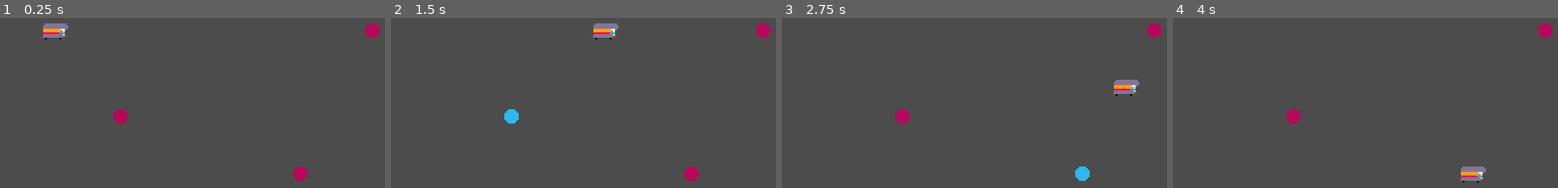
Above: before the commit, frames 1-4 (left to right).
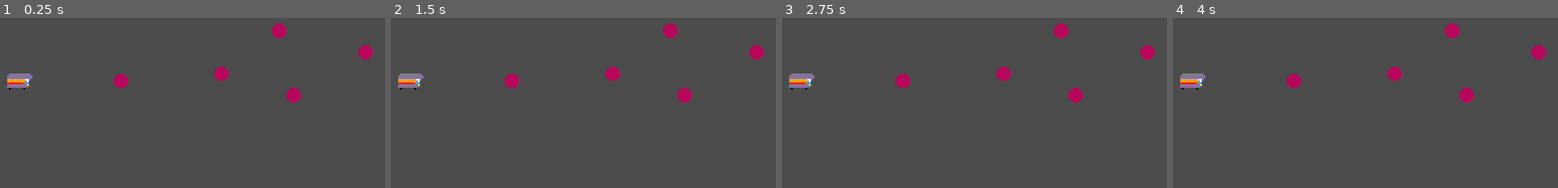
Above: after the commit, the same moments.

Repository: youssefevan/global-game-jam-2023
Game: Godot game, scene res://Scenes/TestingGrounds.tscn
Same seed, same stepped clock (60 frames per second), same inputs: the game is played once before the commit and once after it. This scene is started directly instead of the project's main scene.
Inputs (mouse positions are in pixels of both pictures, inside the frame that each line leads up to):
- Up to frame 1 (0.25 s): no input
- Up to frame 2 (1.5 s): tap Enter at 0.5 s; move the mouse to (764, 29) at 0.52 s; click (764, 29) at 0.6 s; move the mouse to (510, 116) at 1.27 s; click (510, 116) at 1.35 s
- Up to frame 3 (2.75 s): move the mouse to (1082, 174) at 2.02 s; click (1082, 174) at 2.1 s
- Up to frame 4 (4 s): move the mouse to (1373, 177) at 2.77 s; click (1373, 177) at 2.85 s; move the mouse to (outside the picture) at 3.52 s; click (outside the picture) at 3.6 s

The runs differ from the first frame. In frame 1, 3.0% of the frame differs, in the area x 1-99%, y 3-96%; in frame 2, 3.0%; in frame 3, 3.0%; in frame 4, 2.8%.

Commit message:
City navigation system
- can only move to cities with the next number

Diff:
--- a/Global Game Jam 2023/Scenes/TestingGrounds.tscn
+++ b/Global Game Jam 2023/Scenes/TestingGrounds.tscn
@@ -6,17 +6,35 @@
 [node name="TestingGrounds" type="Node2D"]
 
 [node name="City" parent="." instance=ExtResource( 1 )]
-position = Vector2( 240, 44 )
+position = Vector2( 44, 72 )
 
 [node name="City2" parent="." instance=ExtResource( 1 )]
-position = Vector2( 100, 92 )
+position = Vector2( 100, 72 )
+number = 1
 
 [node name="City3" parent="." instance=ExtResource( 1 )]
-position = Vector2( 200, 124 )
+position = Vector2( 156, 68 )
+number = 2
+
+[node name="City4" parent="." instance=ExtResource( 1 )]
+position = Vector2( 196, 80 )
+number = 3
+
+[node name="City5" parent="." instance=ExtResource( 1 )]
+position = Vector2( 188, 44 )
+number = 3
+
+[node name="City6" parent="." instance=ExtResource( 1 )]
+position = Vector2( 236, 56 )
+number = 4
 
 [node name="Player" parent="." instance=ExtResource( 2 )]
 position = Vector2( 64, 44 )
+starting_city_node = NodePath("../City")
 
-[connection signal="new_city_selected" from="City" to="Player" method="_on_City_new_city_selected"]
-[connection signal="new_city_selected" from="City2" to="Player" method="_on_City2_new_city_selected"]
-[connection signal="new_city_selected" from="City3" to="Player" method="_on_City3_new_city_selected"]
+[connection signal="new_target_city" from="City" to="Player" method="_on_City_new_target_city"]
+[connection signal="new_target_city" from="City2" to="Player" method="_on_City_new_target_city"]
+[connection signal="new_target_city" from="City3" to="Player" method="_on_City_new_target_city"]
+[connection signal="new_target_city" from="City4" to="Player" method="_on_City_new_target_city"]
+[connection signal="new_target_city" from="City5" to="Player" method="_on_City_new_target_city"]
+[connection signal="new_target_city" from="City6" to="Player" method="_on_City_new_target_city"]
--- a/Global Game Jam 2023/Scripts/city.gd
+++ b/Global Game Jam 2023/Scripts/city.gd
@@ -1,9 +1,10 @@
 extends Area2D
 class_name City
 
-signal new_city_selected()
+signal new_target_city()
 
 # variables
+export var number := 0
 export var city_name : String
 export var has_market := false
 
@@ -41,5 +42,8 @@
 	selection()
 
 	if selected and Global.arrived:
-		Global.target_city = self
-		emit_signal("new_city_selected")
+		Global.selected_city = self
+
+		if number == Global.current_city.number + 1:
+			Global.target_city = self
+			emit_signal("new_target_city")
--- a/Global Game Jam 2023/Scripts/global.gd
+++ b/Global Game Jam 2023/Scripts/global.gd
@@ -1,4 +1,7 @@
 extends Node
 
+var selected_city : City
 var target_city : City
+var current_city : City
+
 var arrived := true
--- a/Global Game Jam 2023/Scripts/player.gd
+++ b/Global Game Jam 2023/Scripts/player.gd
@@ -1,16 +1,24 @@
 extends KinematicBody2D
+
+export var starting_city_node: NodePath
+onready var starting_city : City = get_node(starting_city_node)
 
 var call_tween := true
 var travel_time := 0.0
+
+func _ready():
+	self.global_position = starting_city.global_position
+	Global.current_city = starting_city
 
 func _physics_process(delta):
 	if Global.target_city != null:
 		if self.global_position == Global.target_city.global_position:
 			Global.arrived = true
+			Global.current_city = Global.target_city
 		else:
 			Global.arrived = false
 
-	if Global.arrived == true:
+	if Global.arrived:
 		call_tween = true
 
 func move():
@@ -20,11 +28,5 @@
 		tween.tween_property(self, "global_position", Global.target_city.global_position, travel_time)
 		call_tween = false
 
-func _on_City_new_city_selected():
-		move()
-
-func _on_City2_new_city_selected():
-		move()
-
-func _on_City3_new_city_selected():
-		move()
+func _on_City_new_target_city():
+	move()
